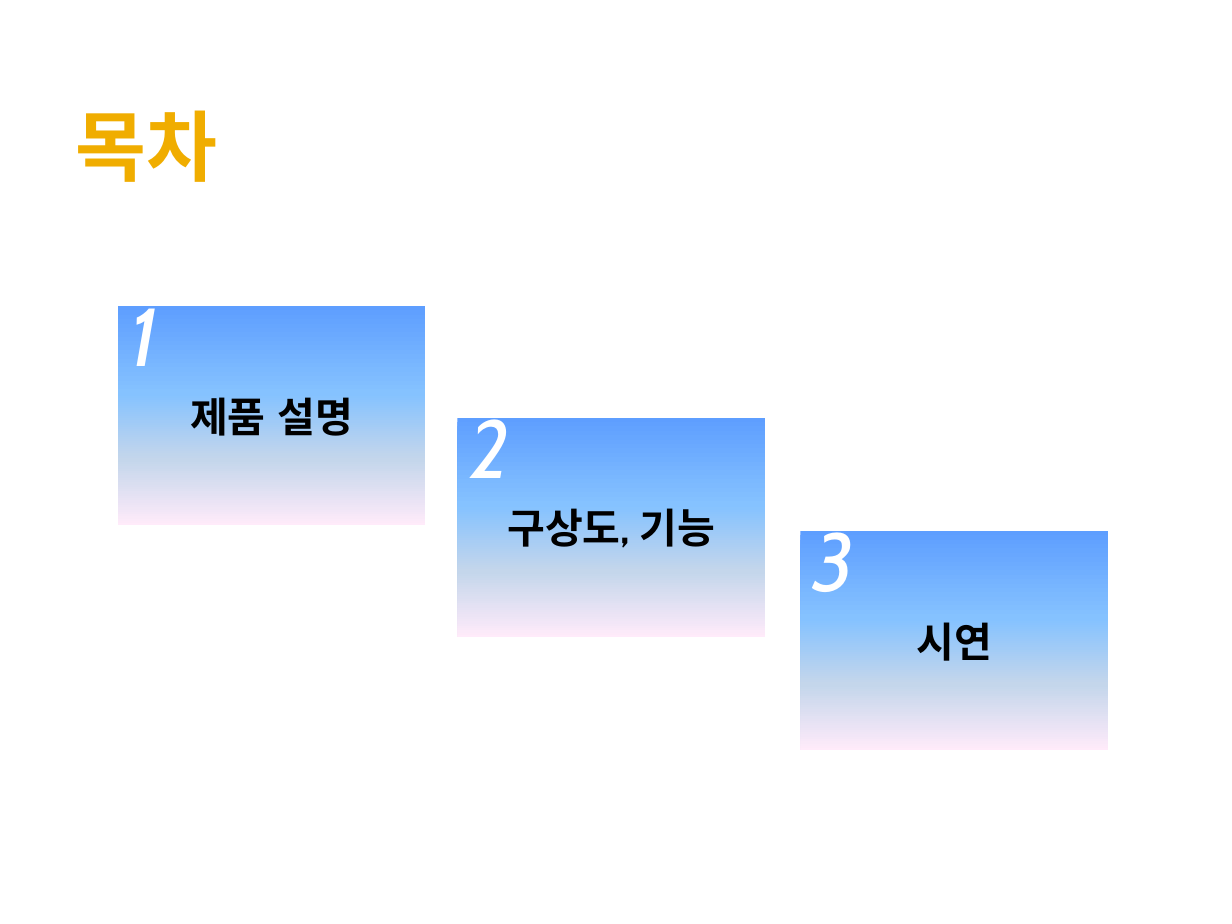
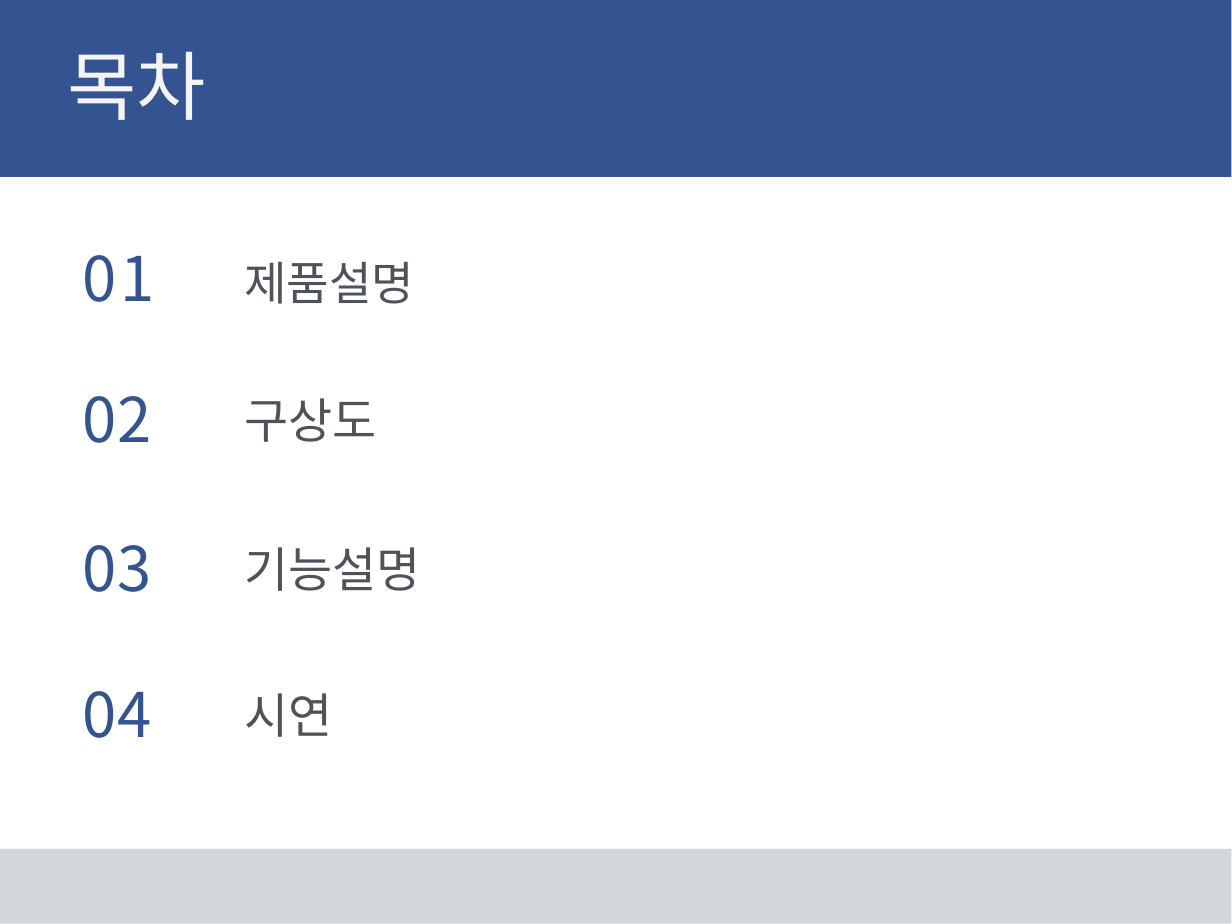
Before and after one commit to kutmicro/2013136046, a slide deck: slide 2 of 보고서/Healing Mood Lamp.pptx. Drawn at 1232x924 pixels with LibreOffice and Linux fonts; fonts in the diff are those of the drawing. Boxes give left, top, right and bottom in pixels: in the first picture for what was removed or moved away, otherwise in the second. Text is boxed around its words. In the diff, an @@ line names an element or a change of style, - is before the commit and + after.

```diff
--- a/보고서/Healing Mood Lamp.pptx
+++ b/보고서/Healing Mood Lamp.pptx
@@ rectangle added at (0,0,1231,177), fill #345391 @@
@@ text "목차": place and size @@
-text "목차" at (75,110,217,182)
+text "목차" at (68,51,207,120)
@@ text "목차" at (68,51,207,120): size 45 to 44 pt, font Cabin to Noto Sans CJK KR, text colour #F0AD00 to #F4F4F4, bold off; alignment left to centre @@
@@ text "0 1" at (83,255,155,302): vertical alignment middle to top @@
@@ text at (83,255,155,302): text changed; size 48 to 36 pt; font Cabin to Noto Sans CJK KR; text colour #FFFFFF to #345391; italic off @@
-1
+0 1
@@ text "제품설명": place and size @@
-text "제품설명" at (117,306,425,525)
+text "제품설명" at (244,261,414,304)
@@ text "제품설명" at (244,261,414,304): vertical alignment middle to top; fill gradient #5E9EFF to #85C2FF to #C4D6EB to #FFEBFA to none @@
@@ text at (244,261,414,304): text changed; size 24 to 27 pt; font Cabin to Noto Sans CJK KR; text colour #000000 to #4E5259; bold off @@
-제품 설명
+제품설명
@@ text removed at (222,373,363,457) @@
-1단계
@@ rectangle removed at (457,418,765,637) @@
-구상도, 기능
@@ text removed at (470,409,510,478) @@
-2
@@ text removed at (562,485,703,569) @@
-1단계
@@ text removed at (813,522,855,592) @@
-3
@@ text removed at (904,599,1046,683) @@
-1단계
@@ text "시연": place and size @@
-text "시연" at (801,531,1109,750)
+text "시연" at (244,693,332,737)
@@ text "시연" at (244,693,332,737): size 24 to 28 pt, font Cabin to Noto Sans CJK KR, text colour #000000 to #4E5259, bold off; alignment centre to left; vertical alignment middle to top; fill gradient #5E9EFF to #85C2FF to #C4D6EB to #FFEBFA to none @@
@@ group added at (83,396,420,738): 5 texts @@
+02
+구상도
+03
+기능설명
+04
@@ rectangle added at (0,849,1231,924), fill #D3D6DB @@
```
Also in this commit, not shown: 6 other slides changed, 2 slides added, 3 slides removed.
